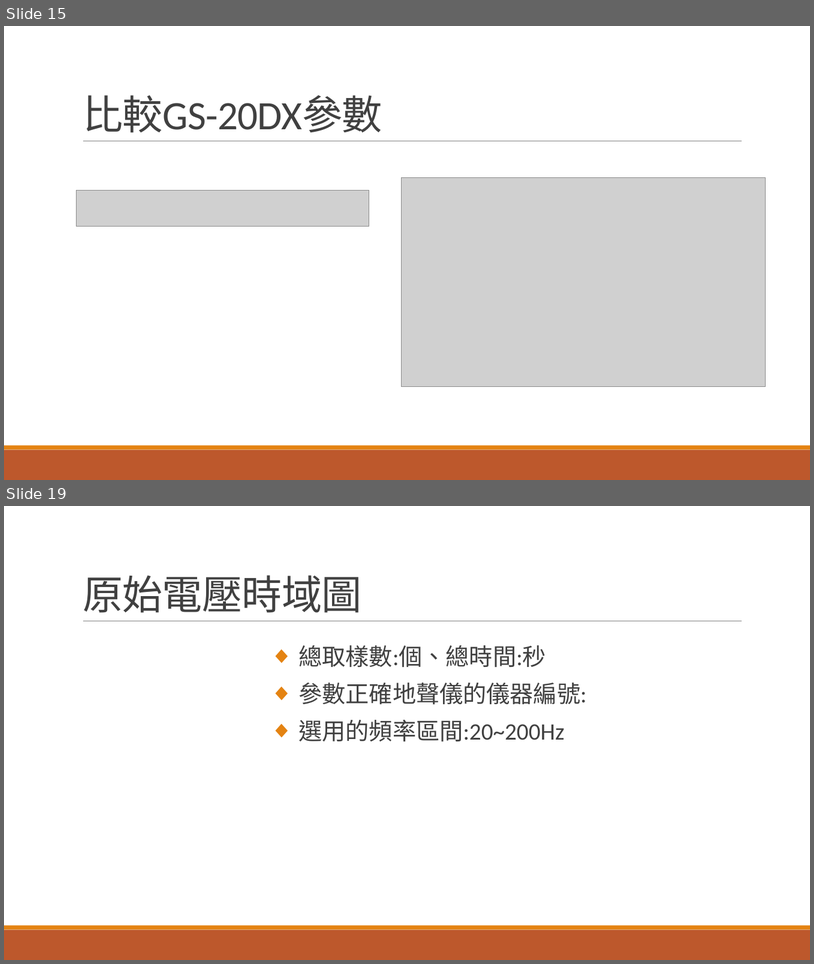
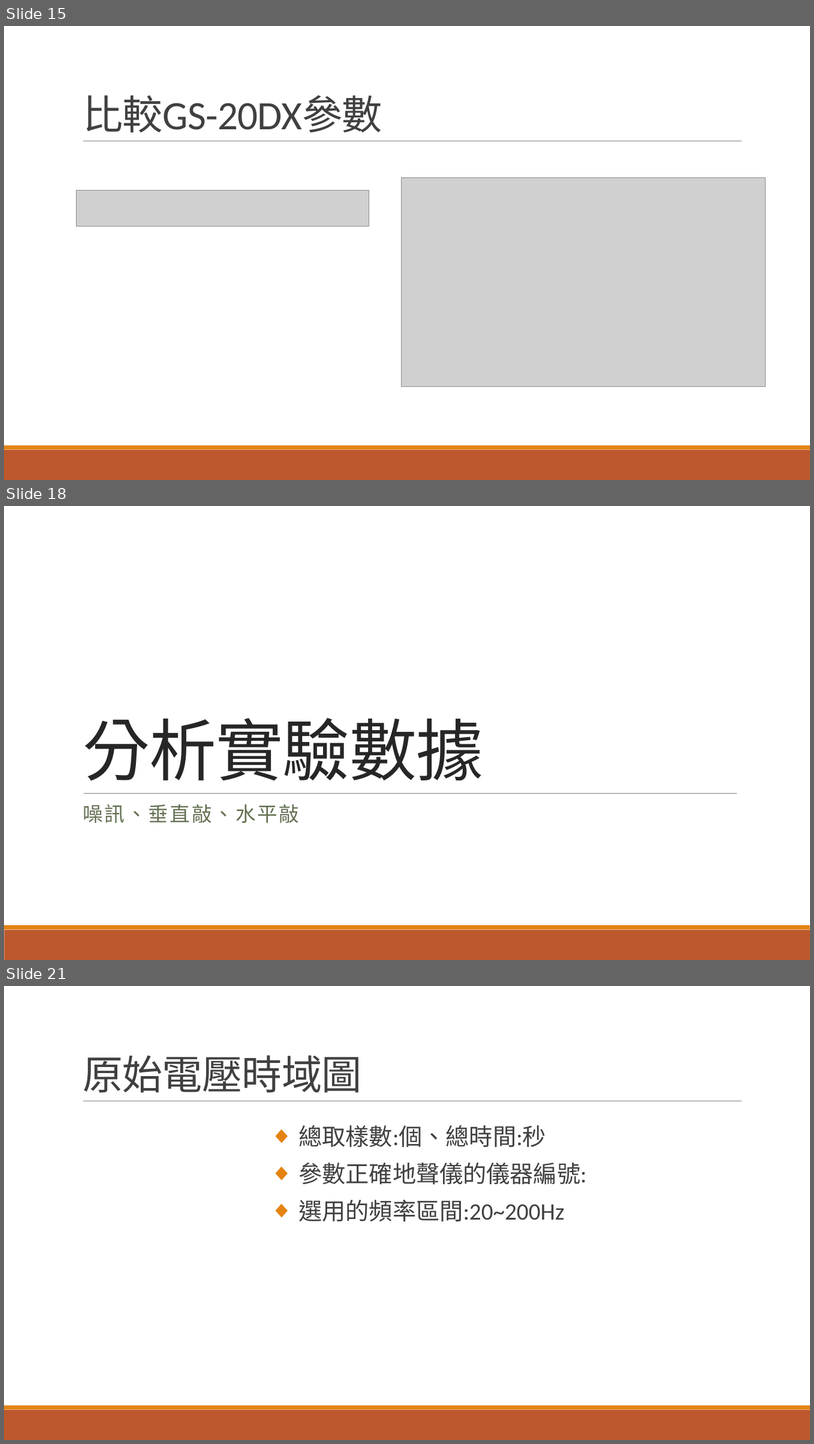
Before and after one commit to r889165/BackUpThesis, a slide deck: Geophone_Calibration/地聲儀求參數.pptx. Shown one above the other, each under a label of ours: slides 15 and 19 before the commit, slides 15, 18 and 21 after it; the slides between them are not shown. The pictures are 814x964 and 814x1444 pixels, drawn with LibreOffice and Linux fonts; fonts in the diff are those of the drawing; grey boxes stand for pictures. Boxes give left, top, right and bottom in pixels: in the first picture for what was removed or moved away, otherwise in the second. Text is boxed around its words. In the diff, an @@ line names an element or a change of style, - is before the commit and + after.

```diff
--- a/Geophone_Calibration/地聲儀求參數.pptx
+++ b/Geophone_Calibration/地聲儀求參數.pptx
@@ slide 18 added at (4,506,810,960), background #FFFFFF; not listed: 2 template elements that a slide beside it also shows @@
@@ title added at (83,718,484,781), 80 pt, text #262626 @@
+分析實驗數據
@@ line added from (84, 793) to (737, 793), #808080 0.5 pt @@
@@ subtitle added at (83,804,299,823), 24 pt, text #637052 @@
+噪訊、垂直敲、水平敲
@@ what was slide 19 is now slide 21 @@
```
Also in this commit, not shown: 1 slide changed, 4 other slides added, 3 slides removed, 12 other files.
